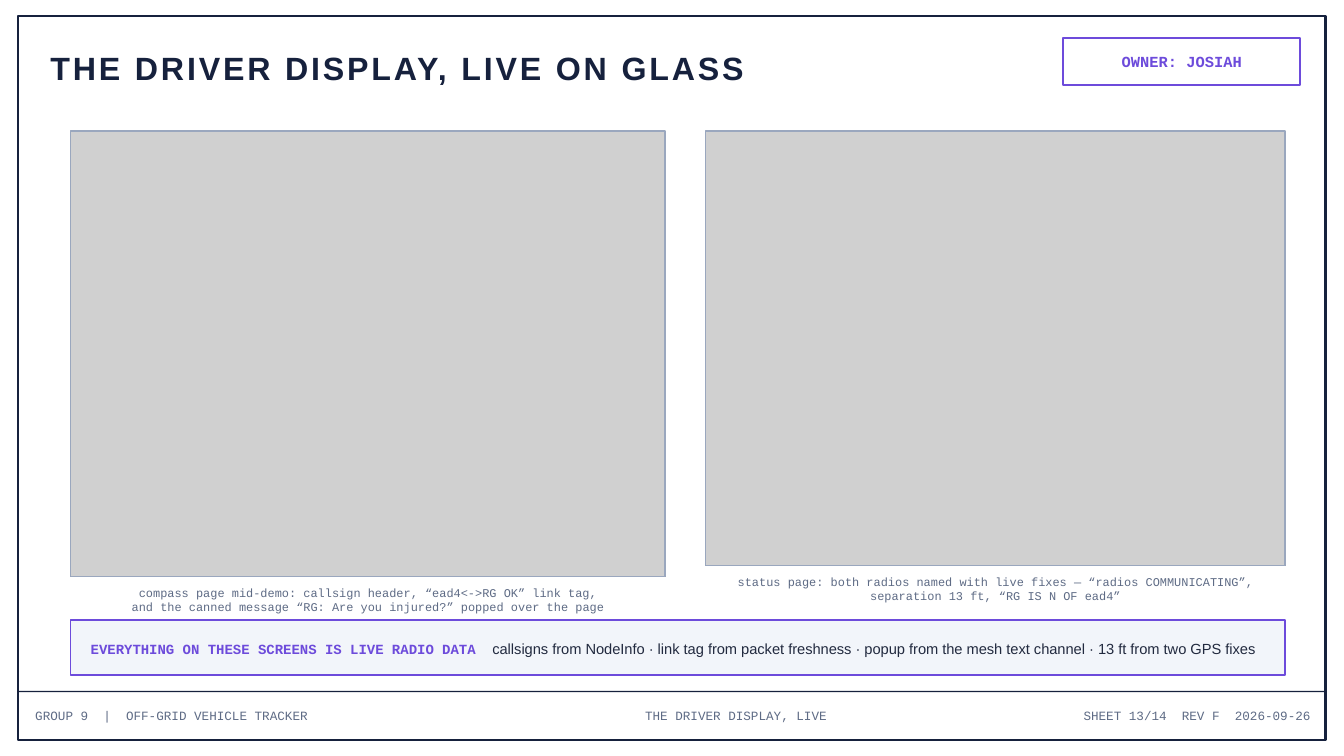
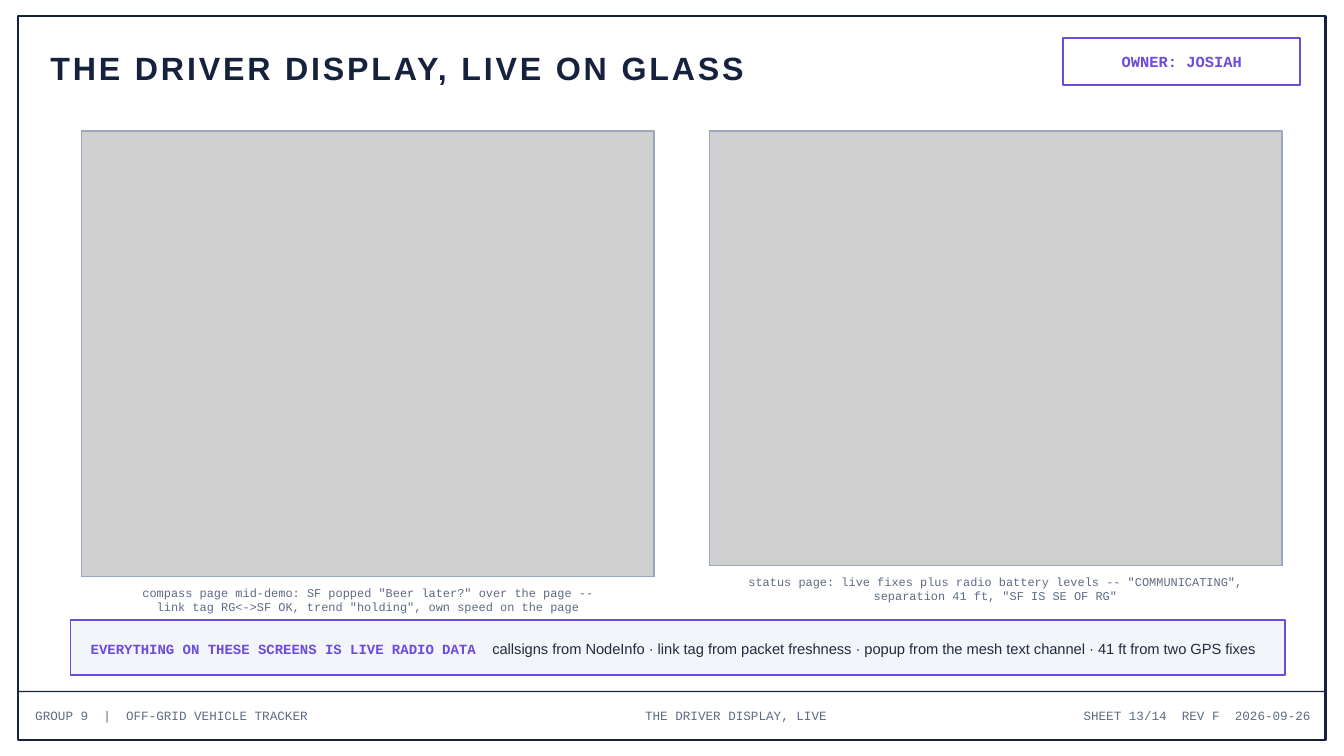
Before and after one commit to deosgracius/offgrid-vehicle-tracker, a slide deck: slide 13 of docs/presentations/Group9_Presentation5_RadioLink.pptx. Drawn at 1344x756 pixels with LibreOffice and Linux fonts; fonts in the diff are those of the drawing; grey boxes stand for pictures. Boxes give left, top, right and bottom in pixels: in the first picture for what was removed or moved away, otherwise in the second. Text is boxed around its words. In the diff, an @@ line names an element or a change of style, - is before the commit and + after.

```diff
--- a/docs/presentations/Group9_Presentation5_RadioLink.pptx
+++ b/docs/presentations/Group9_Presentation5_RadioLink.pptx
@@ picture: place and size @@
-picture at <box>71,131,665,577</box>
+picture at <box>82,131,654,577</box>
@@ rectangle: place and size @@
-rectangle at <box>71,131,665,577</box>
+rectangle at <box>82,131,654,577</box>
@@ picture: place and size @@
-picture at <box>706,131,1286,566</box>
+picture at <box>710,131,1282,566</box>
@@ rectangle: place and size @@
-rectangle at <box>706,131,1286,566</box>
+rectangle at <box>710,131,1282,566</box>
@@ text at <box>142,589,579,614</box>: text changed @@
-compass page mid-demo: callsign header, “ead4<->RG OK” link tag,
-and the canned message “RG: Are you injured?” popped over the page
+compass page mid-demo: SF popped "Beer later?" over the page --
+link tag RG<->SF OK, trend "holding", own speed on the page
@@ text at <box>748,577,1243,603</box>: text changed @@
-status page: both radios named with live fixes — “radios COMMUNICATING”,
-separation 13 ft, “RG IS N OF ead4”
+status page: live fixes plus radio battery levels -- "COMMUNICATING",
+separation 41 ft, "SF IS SE OF RG"
@@ text at <box>91,643,1255,657</box>: text changed @@
-EVERYTHING ON THESE SCREENS IS LIVE RADIO DATA callsigns from NodeInfo · link tag from packet freshness · popup from the mesh text channel · 13 ft from two GPS fixes
+EVERYTHING ON THESE SCREENS IS LIVE RADIO DATA callsigns from NodeInfo · link tag from packet freshness · popup from the mesh text channel · 41 ft from two GPS fixes
```
Also in this commit, not shown: 8 other slides changed.
